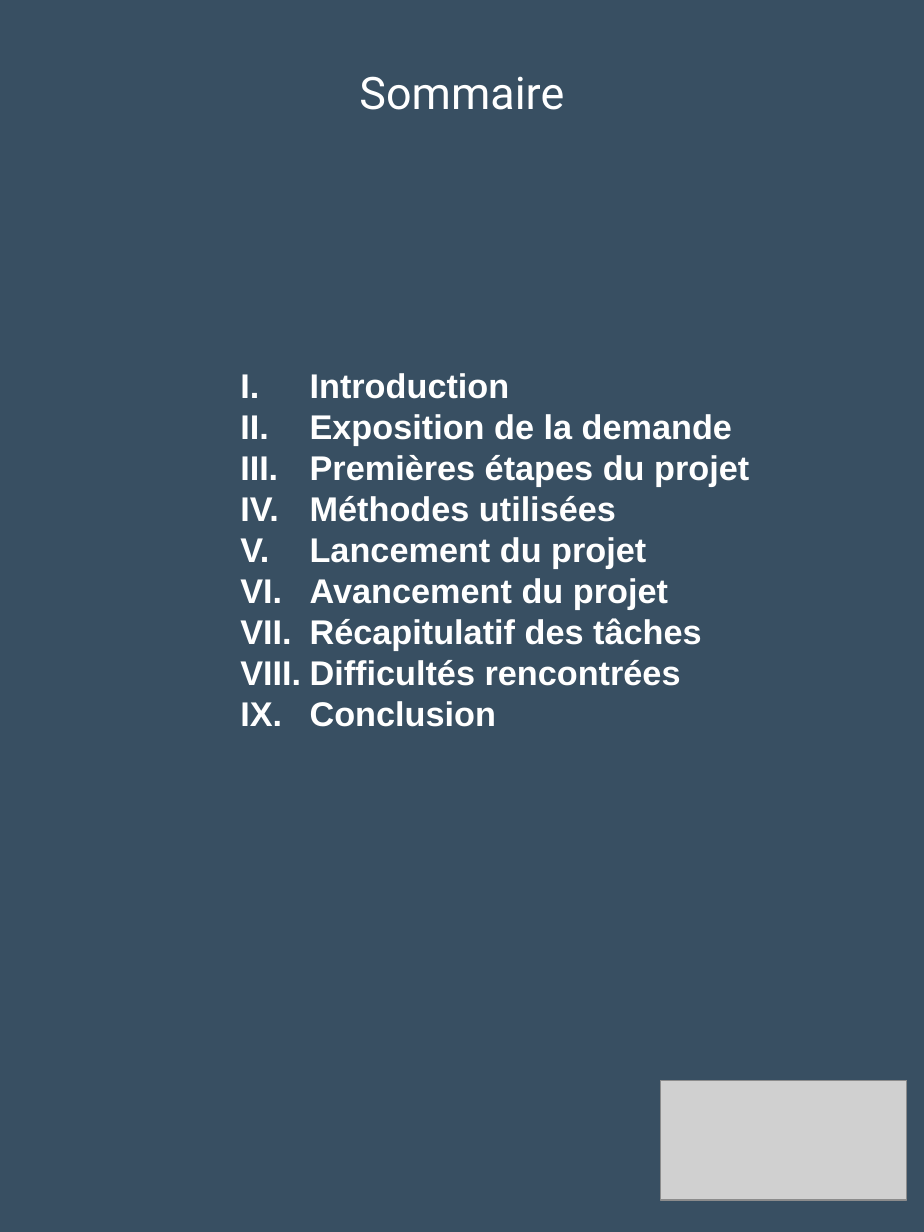
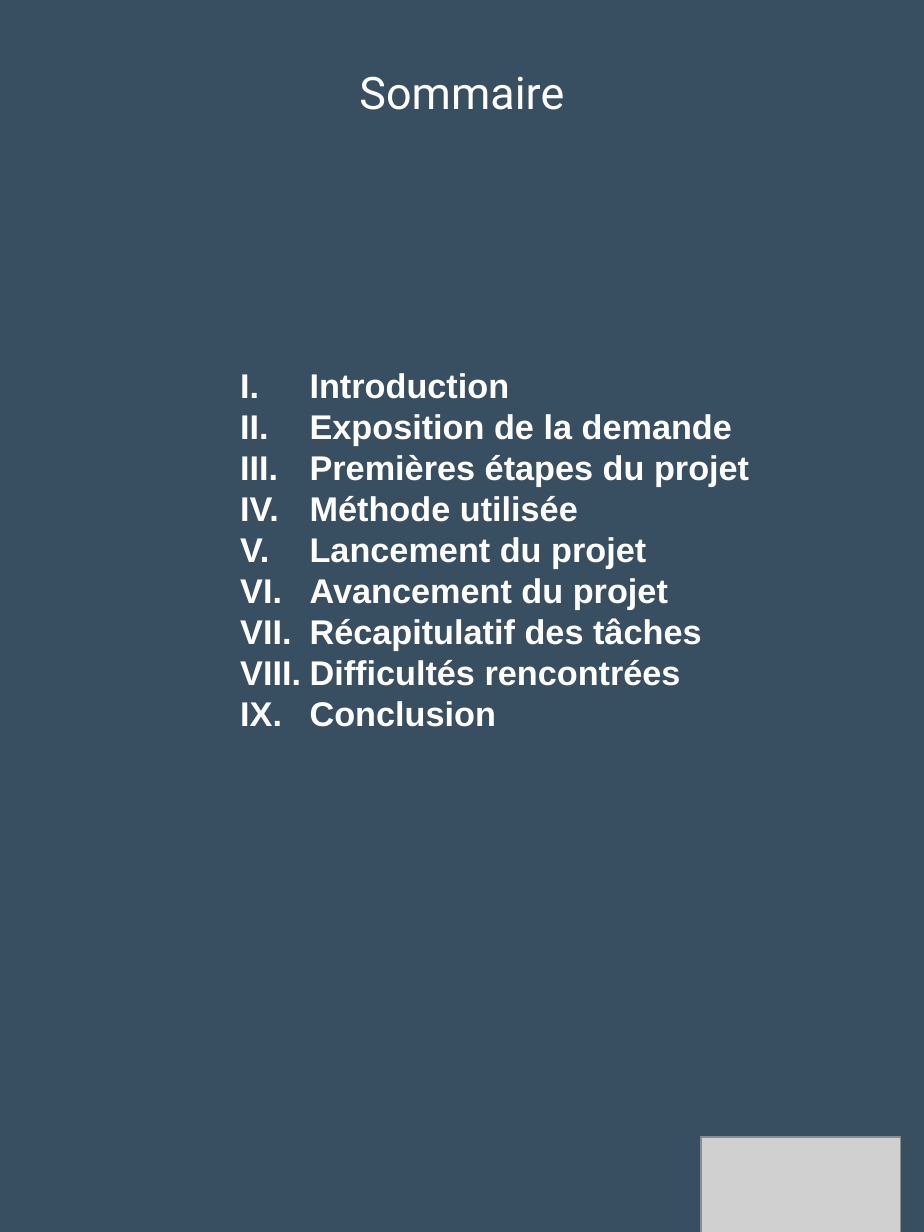
Before and after one commit to Loicpln/Projet_Algo_N2, a slide deck: slide 2 of Elements de presentation/Soutenance finale.pptx. Drawn at 924x1232 pixels with LibreOffice and Linux fonts; fonts in the diff are those of the drawing; grey boxes stand for pictures. Boxes give left, top, right and bottom in pixels: in the first picture for what was removed or moved away, otherwise in the second. Text is boxed around its words. In the diff, an @@ line names an element or a change of style, - is before the commit and + after.

```diff
--- a/Elements de presentation/Soutenance finale.pptx
+++ b/Elements de presentation/Soutenance finale.pptx
@@ text at [310,496,578,522]: text changed @@
-IV. Méthodes utilisées
+IV. Méthode utilisée
@@ picture: place and size @@
-picture at [660,1080,907,1200]
+picture at [701,1137,901,1232]
```
Also in this commit, not shown: 5 other slides changed, 10 slides added, 2 slides removed, 8 other files.
